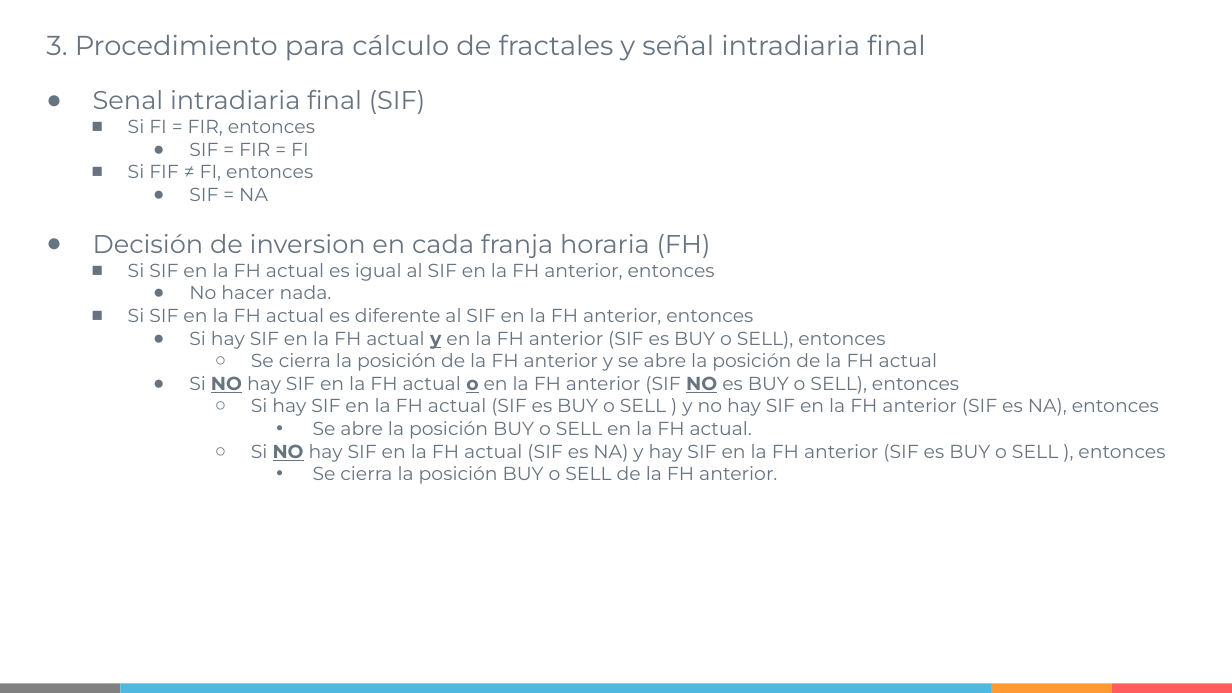
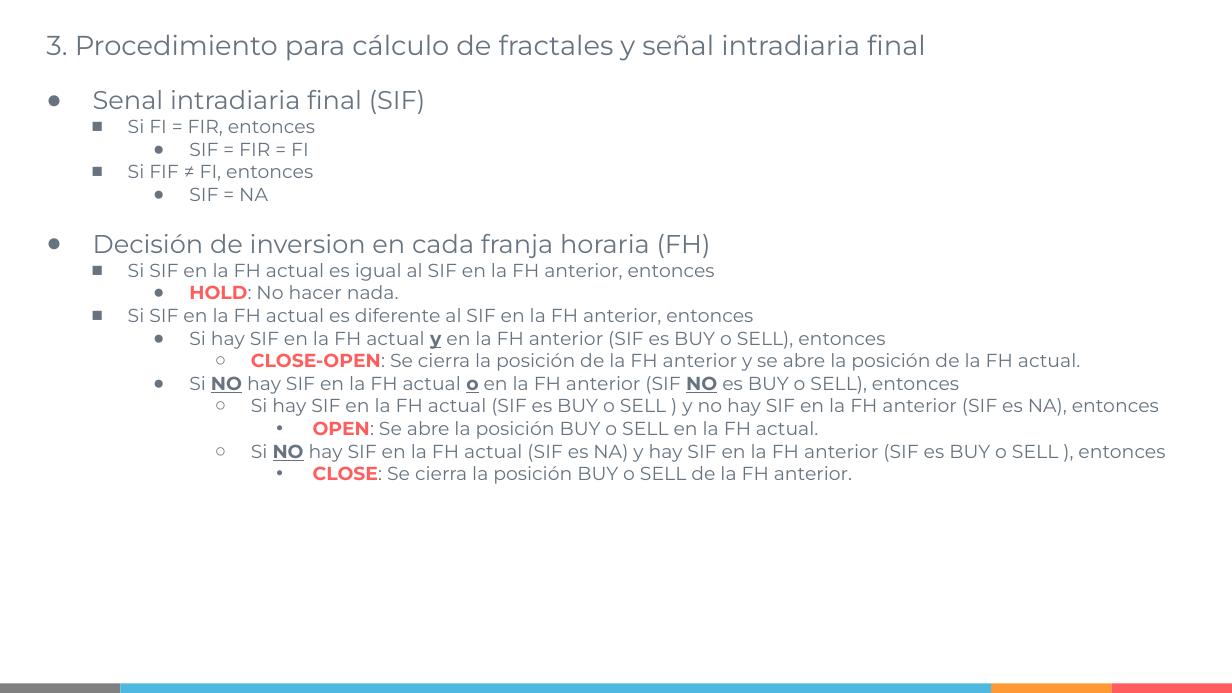
Before and after one commit to IISOS/Swell_2_Optimizacion_estrategias, a slide deck: slide 15 of Presentaciones/Swell - Optimización de estrategias - R2 (19-02-2021).pptx. Drawn at 1232x693 pixels with LibreOffice and Linux fonts; fonts in the diff are those of the drawing. Boxes give left, top, right and bottom in pixels: in the first picture for what was removed or moved away, otherwise in the second. Text is boxed around its words. In the diff, an @@ line names an element or a change of style, - is before the commit and + after.

```diff
--- a/Presentaciones/Swell - Optimización de estrategias - R2 (19-02-2021).pptx
+++ b/Presentaciones/Swell - Optimización de estrategias - R2 (19-02-2021).pptx
@@ text at [189,285,399,299]: text changed @@
-      ● No hacer nada.
+      ● HOLD: No hacer nada.
@@ text at [251,353,1080,371]: text changed @@
-        ○ Se cierra la posición de la FH anterior y se abre la posición de la FH actual
+        ○ CLOSE-OPEN: Se cierra la posición de la FH anterior y se abre la posición de la FH actual.
@@ text at [313,421,818,439]: text changed @@
-          • Se abre la posición BUY o SELL en la FH actual.
+          • OPEN: Se abre la posición BUY o SELL en la FH actual.
@@ text at [313,466,852,484]: text changed @@
-          • Se cierra la posición BUY o SELL de la FH anterior.
+          • CLOSE: Se cierra la posición BUY o SELL de la FH anterior.
```
Also in this commit, not shown: 5 other files.
